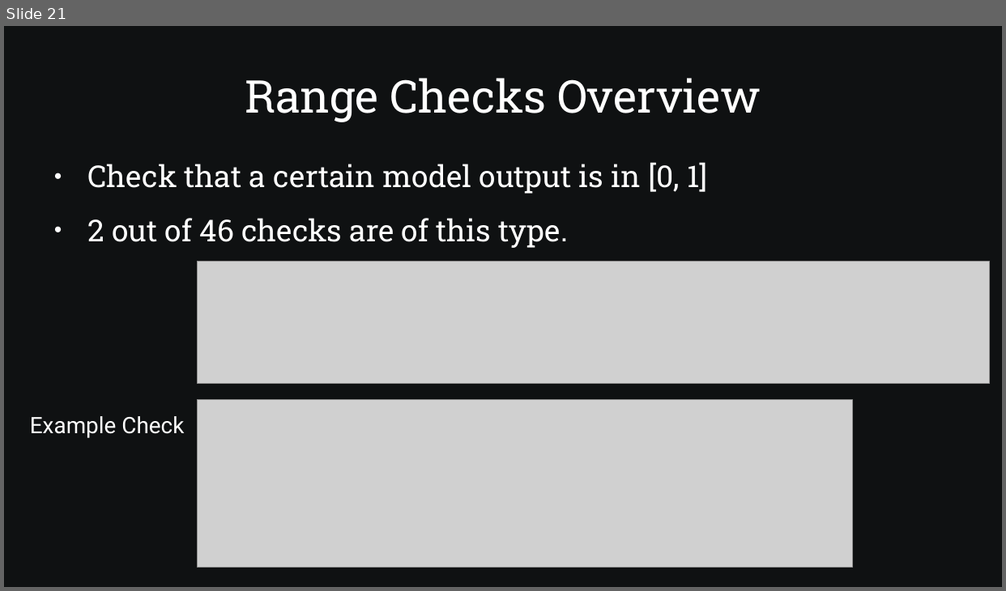
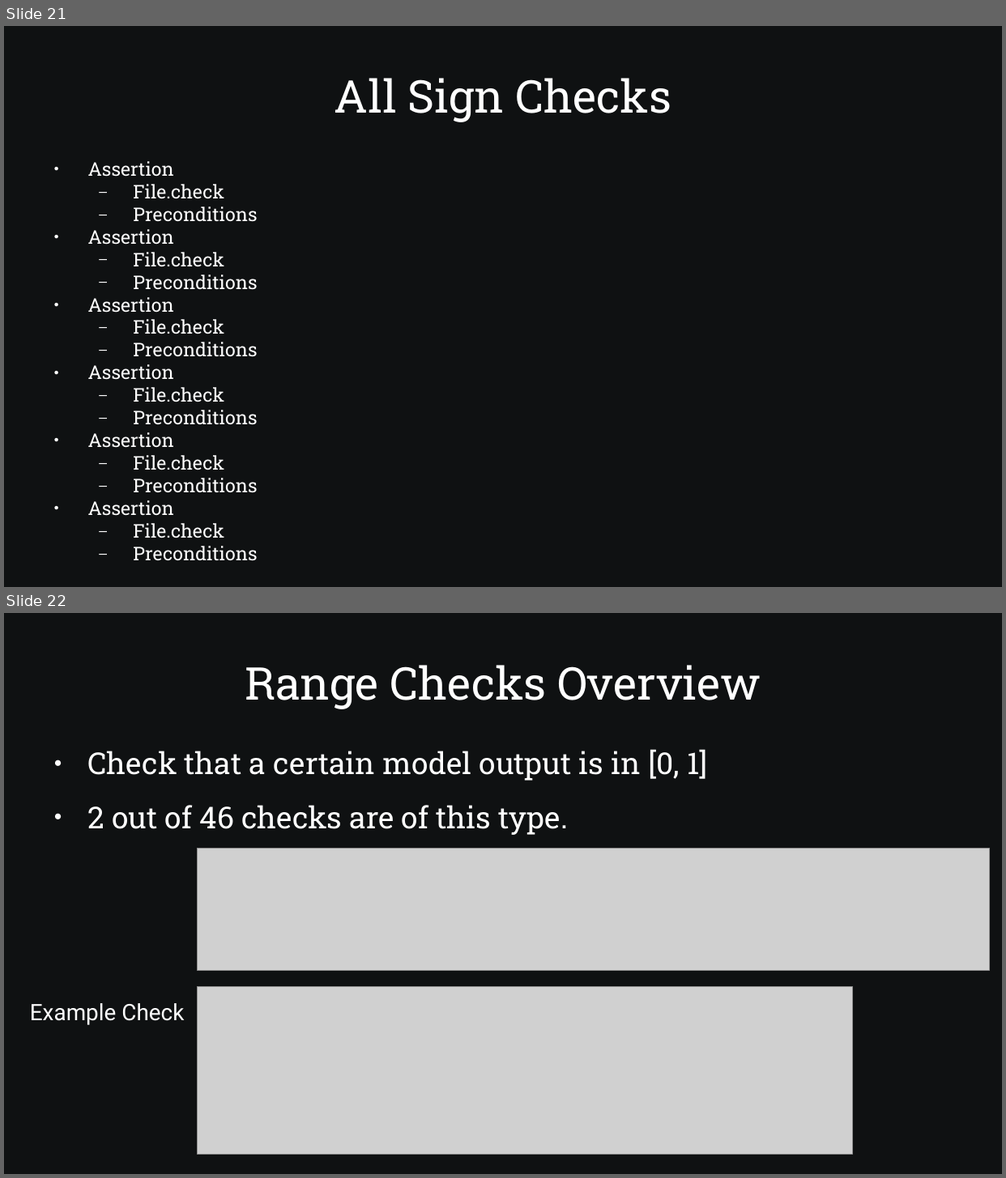
Before and after one commit to SamAllen06/lake_temp_work, a slide deck: documentation/for_collaborators/AnalysisOverview.pptx. Shown one above the other, each under a label of ours: slide 21 before the commit, slides 21 and 22 after it. The pictures are 1006x591 and 1006x1178 pixels, drawn with LibreOffice and Linux fonts; fonts in the diff are those of the drawing; grey boxes stand for pictures. Boxes give left, top, right and bottom in pixels: in the first picture for what was removed or moved away, otherwise in the second. Text is boxed around its words. In the diff, an @@ line names an element or a change of style, - is before the commit and + after.

```diff
--- a/documentation/for_collaborators/AnalysisOverview.pptx
+++ b/documentation/for_collaborators/AnalysisOverview.pptx
@@ slide 21 added at box(4, 26, 1002, 587), background #0F1112 @@
@@ text added at box(334, 78, 671, 122), 36 pt, text #FFFFFF @@
+All Sign Checks
@@ text added at box(88, 161, 257, 561), 15 pt, text #FFFFFF @@
+● Assertion
+  – File.check
+  – Preconditions
+● Assertion
+  – File.check
+  – Preconditions
+● Assertion
+  – File.check
+  – Preconditions
+● Assertion
+  – File.check
+  – Preconditions
+● Assertion
+  – File.check
+  – Preconditions
+● Assertion
+  – File.check
+  – Preconditions
@@ what was slide 21 is now slide 22 @@
```
Also in this commit, not shown: 8 slides changed.
